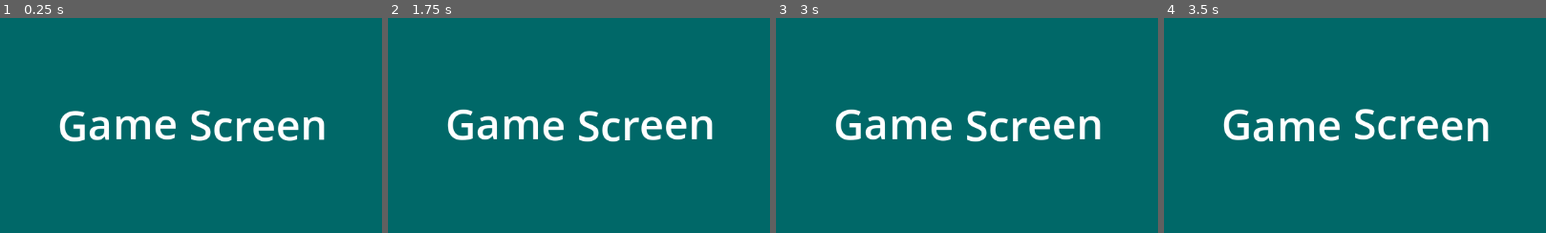
Above: before the commit, frames 1-4 (left to right).
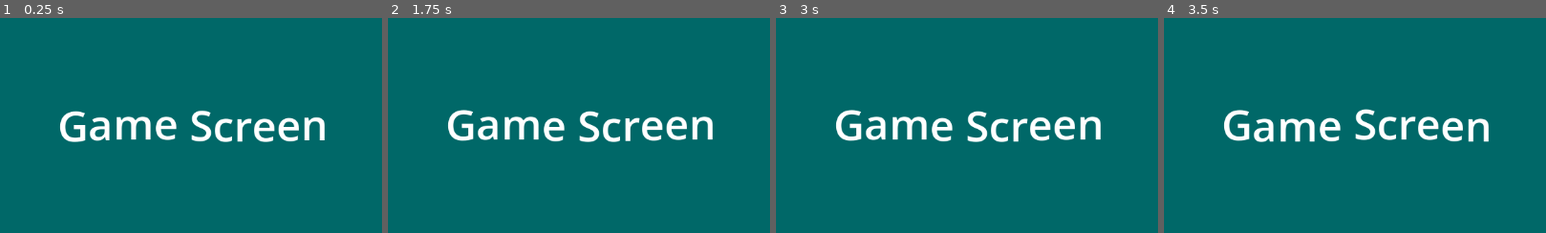
Above: after the commit, the same moments.

Repository: BenjaminVincent/jam-2
Game: Godot game, scene res://scenes/game.tscn
Two runs of this game, one before a commit and one after it. Both use one fixed random seed, a clock stepped at 60 frames per second and the inputs below.
Inputs:
- Up to frame 1 (0.25 s): no input
- Up to frame 2 (1.75 s): no input
- Up to frame 3 (3 s): no input
- Up to frame 4 (3.5 s): no input
The pictures show only the part of the screen within x 25-75%, y 25-75%; the shares and areas given below are measured in that part.
In our replay, the window is 799x449 before the commit and 800x450 after it. These sizes can differ from the game's own. Grey fills any space a smaller window leaves; there, only what the larger window draws over its background counts as a difference.

The runs differ from the first frame. In frame 1, 1.9% of the frame differs, in the area x 15-85%, y 42-58%; in frame 2, 1.9%; in frame 3, 1.9%; in frame 4, 1.9%.

Commit message:
changes window setting

Diff:
--- a/project.godot
+++ b/project.godot
@@ -15,6 +15,12 @@
 config/features=PackedStringArray("4.6", "Forward Plus")
 config/icon="res://icon.svg"
 
+[display]
+
+window/size/resizable=false
+window/stretch/mode="canvas_items"
+window/stretch/scale_mode="integer"
+
 [physics]
 
 3d/physics_engine="Jolt Physics"
